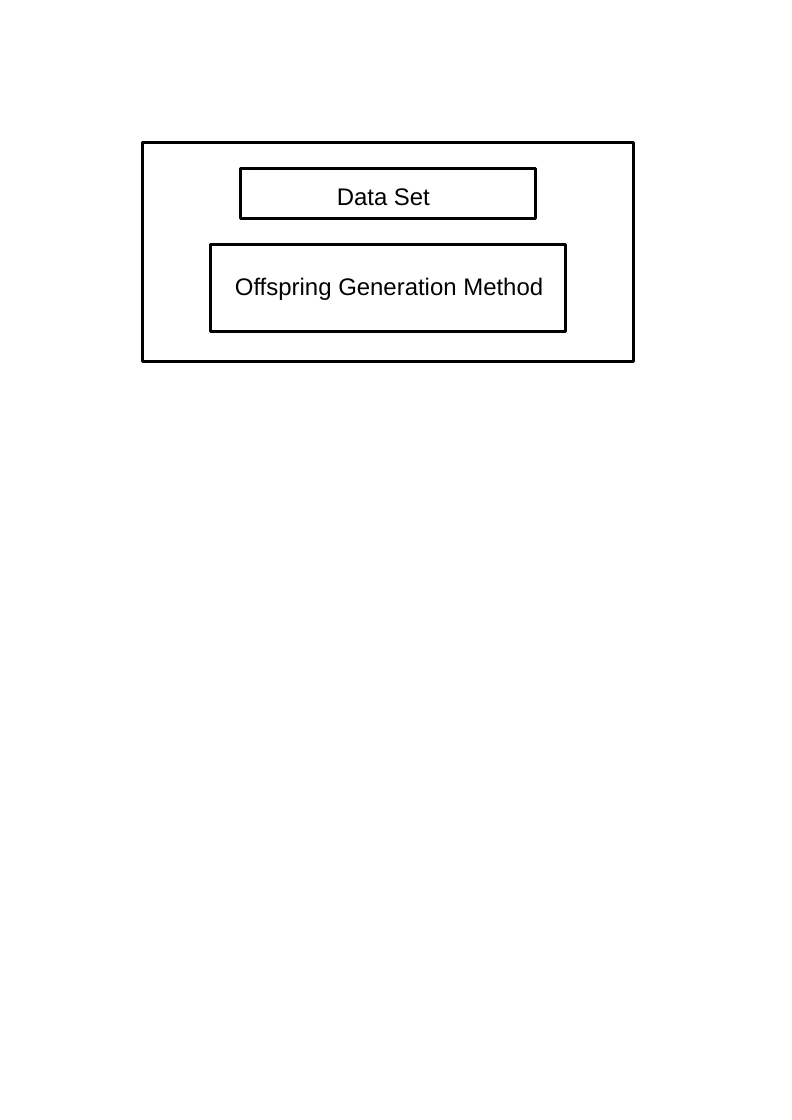
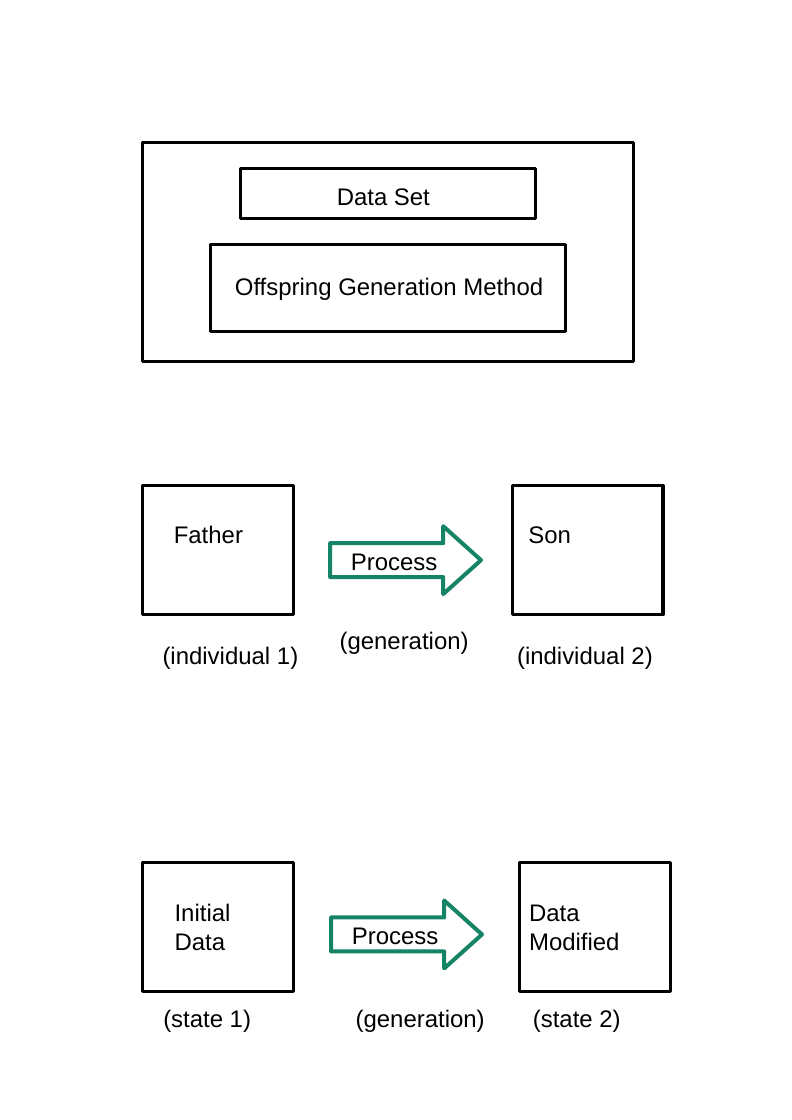
Before and after one commit to fabhrius/La-Cosa, a slide deck: slide 8 of capitulos/1 - Procesamiento de la informacion/Procesamiento de la informacion.odp. Drawn at 792x1120 pixels with LibreOffice and Linux fonts; fonts in the diff are those of the drawing. Boxes give left, top, right and bottom in pixels: in the first picture for what was removed or moved away, otherwise in the second. Text is boxed around its words. In the diff, an @@ line names an element or a change of style, - is before the commit and + after.

```diff
--- a/capitulos/1 - Procesamiento de la informacion/Procesamiento de la informacion.odp
+++ b/capitulos/1 - Procesamiento de la informacion/Procesamiento de la informacion.odp
@@ rectangle added at bbox=[143, 486, 293, 615], outline #000000 2.3 pt @@
@@ rectangle added at bbox=[512, 486, 663, 615], outline #000000 2.3 pt @@
@@ text added at bbox=[174, 525, 243, 544], 18 pt, text #000000 @@
+Father
@@ right arrow added at bbox=[330, 526, 481, 594], outline #158466 3 pt @@
@@ text added at bbox=[528, 526, 571, 544], 18 pt, text #000000 @@
+Son
@@ text added at bbox=[351, 553, 437, 571], 18 pt, text #000000 @@
+Process
@@ text added at bbox=[163, 646, 298, 669], 18 pt, text #000000 @@
+(individual 1)
@@ text added at bbox=[340, 631, 469, 654], 18 pt, text #000000 @@
+(generation)
@@ text added at bbox=[517, 646, 652, 669], 18 pt, text #000000 @@
+(individual 2)
@@ rectangle added at bbox=[143, 863, 293, 992], outline #000000 2.3 pt @@
@@ rectangle added at bbox=[520, 863, 670, 992], outline #000000 2.3 pt @@
@@ text added at bbox=[175, 903, 231, 951], 18 pt, text #000000 @@
+Initial Data
@@ right arrow added at bbox=[331, 900, 482, 968], outline #158466 3 pt @@
@@ text added at bbox=[352, 927, 438, 950], 18 pt, text #000000 @@
+Process
@@ text added at bbox=[529, 904, 619, 951], 18 pt, text #000000 @@
+Data Modified
@@ text added at bbox=[163, 1009, 251, 1032], 18 pt, text #000000 @@
+(state 1)
@@ text added at bbox=[356, 1009, 485, 1032], 18 pt, text #000000 @@
+(generation)
@@ text added at bbox=[533, 1009, 620, 1032], 18 pt, text #000000 @@
+(state 2)
```
Also in this commit, not shown: 1 slide added, 1 other file.
